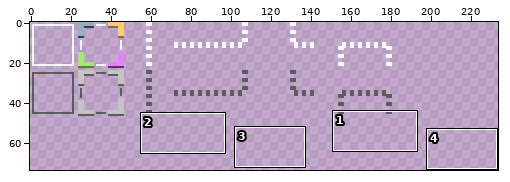
Sprite sheet -- assets/overworld.png. Above: a wide view before the commit, with the close-up outlined.
Close-up. The starting point:
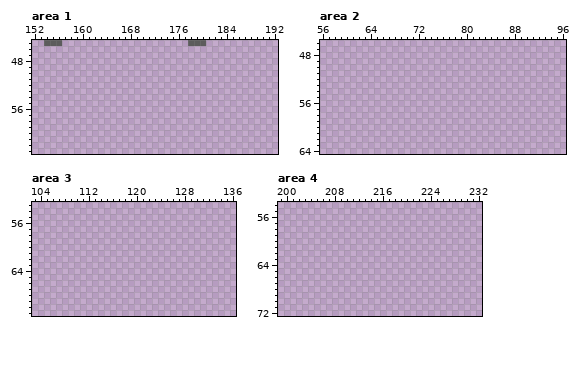
The file is 240x240 pixels. Shown: area 1: x 152..192, y 45..63; area 2: x 56..96, y 46..64; area 3: x 103..136, y 53..71; area 4: x 199..232, y 54..72. The wide view leaves out empty margins.
After:
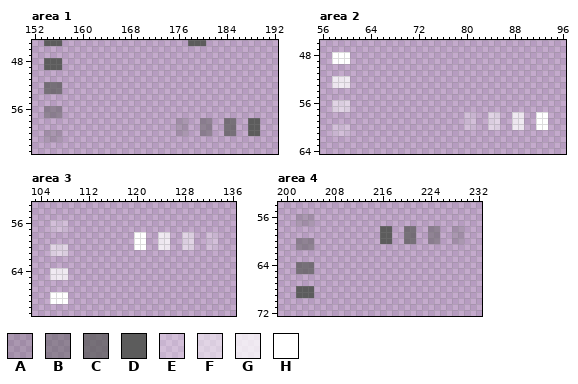
Palette (. is transparent): A #5c5c5c3f  B #5c5c5c7f  C #5c5c5cbf  D #5c5c5c  E #ffffff3f  F #ffffff7f  G #ffffffbf  H #ffffff
From the commit log: made the overworld exit connectors fade out tastefully
What changed:
Area 1:
There is now colour A in rows 58 to 59 at x 176 to 177; in row 60 at x 154 to 156 and 176 to 177; in row 61 at x 154 to 156.
There is now colour B in rows 56 to 57 at x 154 to 156; in rows 58 to 60 at x 180 to 181.
There is now colour C in rows 52 to 53 at x 154 to 156; in rows 58 to 60 at x 184 to 185.
There is now colour D in rows 48 to 49 at x 154 to 156; in rows 58 to 60 at x 188 to 189.
Area 2:
There is now colour E in rows 58 to 59 at x 80 to 81; in row 60 at x 58 to 60 and 80 to 81; in row 61 at x 58 to 60.
There is now colour F in rows 56 to 57 at x 58 to 60; in rows 58 to 60 at x 84 to 85.
There is now colour G in rows 52 to 53 at x 58 to 60; in rows 58 to 60 at x 88 to 89.
There is now colour H in rows 48 to 49 at x 58 to 60; in rows 58 to 60 at x 92 to 93.
Area 3:
There is now colour E in rows 56 to 57 at x 106 to 108; in rows 58 to 60 at x 132 to 133.
There is now colour F in rows 58 to 59 at x 128 to 129; in row 60 at x 106 to 108 and 128 to 129; in row 61 at x 106 to 108.
There is now colour G in rows 58 to 60 at x 124 to 125; in rows 64 to 65 at x 106 to 108.
There is now colour H in rows 58 to 60 at x 120 to 121; in rows 68 to 69 at x 106 to 108.
Area 4:
There is now colour A in rows 56 to 57 at x 202 to 204; in rows 58 to 60 at x 228 to 229.
There is now colour B in rows 58 to 59 at x 224 to 225; in row 60 at x 202 to 204 and 224 to 225; in row 61 at x 202 to 204.
There is now colour C in rows 58 to 60 at x 220 to 221; in rows 64 to 65 at x 202 to 204.
There is now colour D in rows 58 to 60 at x 216 to 217; in rows 68 to 69 at x 202 to 204.
Boxes around the changes in both close-ups, in picture pixels (x1, y1, x2, y2):
added: (44, 58, 62, 142)
added: (176, 118, 260, 136)
added: (332, 52, 350, 136)
added: (464, 112, 548, 130)
added: (50, 220, 68, 304)
added: (134, 232, 218, 250)
added: (296, 214, 314, 298)
added: (380, 226, 464, 244)
